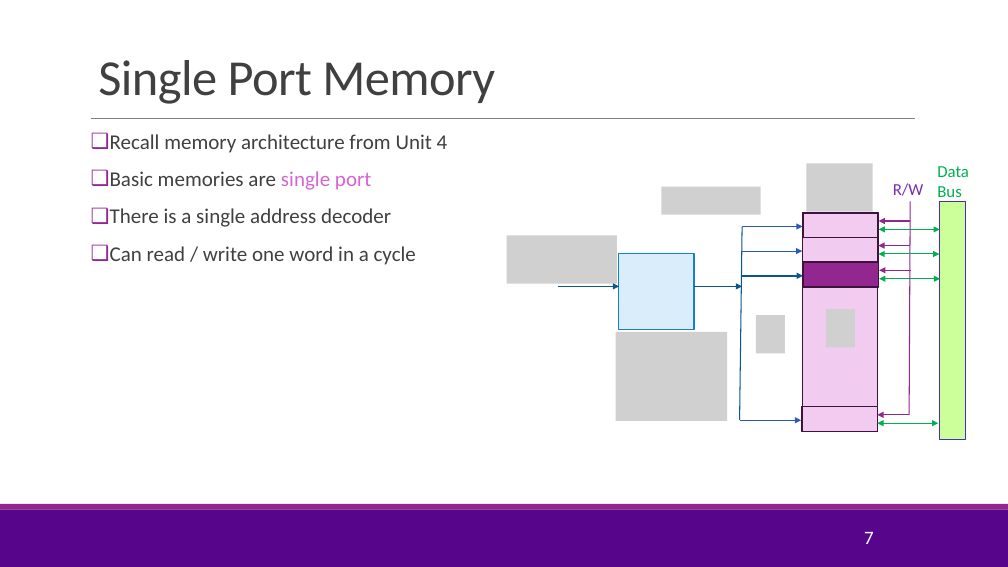
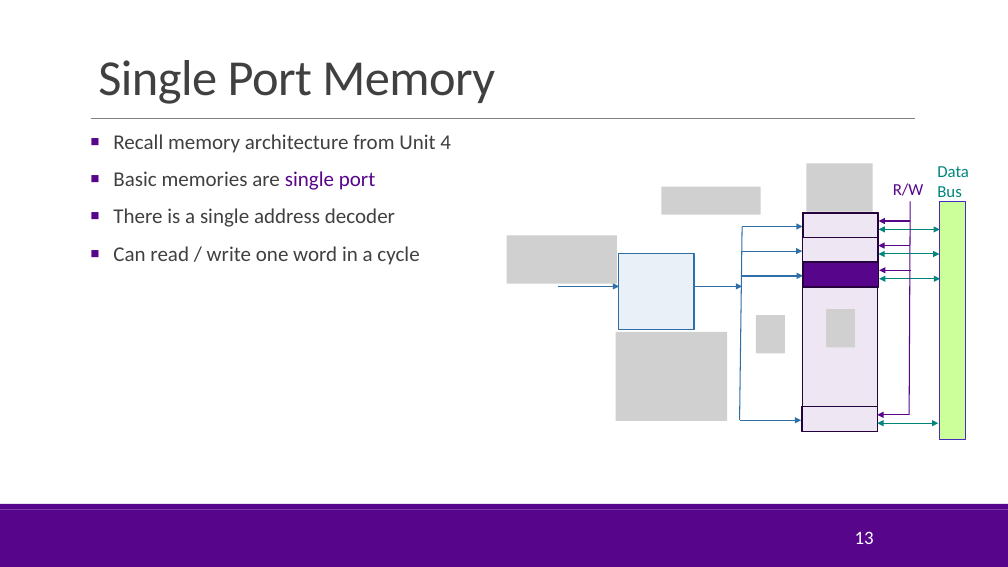
Before and after one commit to sdrangan/hwdesign, a slide deck: slide 13 of units/unit08_unroll/unroll.pptx (slide 7 before the commit). Drawn at 1008x567 pixels with LibreOffice and Linux fonts; fonts in the diff are those of the drawing; grey boxes stand for pictures; background and template pictures are left out. Boxes give left, top, right and bottom in pixels: in the first picture for what was removed or moved away, otherwise in the second. Text is boxed around its words. In the diff, an @@ line names an element or a change of style, - is before the commit and + after.

```diff
--- a/units/unit08_unroll/unroll.pptx
+++ b/units/unit08_unroll/unroll.pptx
@@ text "Recall memory architecture from Unit ..." at <box>113,134,451,265</box>: text colour #D665D3 to #57068C in "single port"; bullet ❑ to ■; bullet colour #92278F to #57068C @@
@@ text "R/W" at <box>893,183,923,196</box>: text colour #762EB1 to #57068C @@
@@ text "Data Bus" at <box>937,166,969,202</box>: text colour #00B050 to #00857C @@
@@ line (910, 201) - (910, 415): stroke #92278F 1 pt to #57068C 1 pt @@
@@ line (743, 227) - (740, 420): stroke #0D558C 1 pt to #2F6FA8 1 pt @@
@@ arrow (742, 227) - (803, 227): stroke #2958BE 1 pt to #2F6FA8 1 pt @@
@@ rectangle at <box>802,213,878,432</box>: fill #F1CCF0 to #EEE6F3; outline #40113F 1.25 pt to #26033D 1.25 pt @@
@@ double arrow (879, 229) - (940, 229): stroke #00B050 1 pt to #00857C 1 pt @@
@@ arrow (910, 221) - (879, 221): stroke #92278F 1 pt to #57068C 1 pt @@
@@ rectangle at <box>619,254,694,330</box>: fill #DAEDFB to #EAF0F7; outline #1480D1 1.25 pt to #2F6FA8 1.25 pt @@
@@ arrow (741, 251) - (802, 251): stroke #2958BE 1 pt to #2F6FA8 1 pt @@
@@ rectangle at <box>803,262,879,287</box>: fill #92278F to #57068C; outline #40113F 1.25 pt to #26033D 1.25 pt @@
@@ double arrow (879, 254) - (940, 254): stroke #00B050 1 pt to #00857C 1 pt @@
@@ arrow (910, 246) - (879, 246): stroke #92278F 1 pt to #57068C 1 pt @@
@@ arrow (558, 287) - (619, 287): stroke #0D558C 1 pt to #2F6FA8 1 pt @@
@@ arrow (694, 287) - (743, 287): stroke #0D558C 1 pt to #2F6FA8 1 pt @@
@@ arrow (742, 276) - (803, 276): stroke #0D558C 2 pt to #2F6FA8 2 pt @@
@@ double arrow (879, 279) - (941, 279): stroke #00B050 1 pt to #00857C 1 pt @@
@@ arrow (911, 271) - (879, 271): stroke #92278F 1 pt to #57068C 1 pt @@
@@ outline #40113F 1.25 pt to #26033D 1.25 pt in 4 elements at <box>803,213,879,237</box>, <box>803,262,879,287</box>, <box>803,237,879,262</box>, <box>802,407,877,431</box> @@
@@ arrow (909, 415) - (877, 415): stroke #92278F 1 pt to #57068C 1 pt @@
@@ arrow (740, 420) - (802, 420): stroke #2958BE 1 pt to #2F6FA8 1 pt @@
@@ double arrow (877, 423) - (938, 423): stroke #00B050 1 pt to #00857C 1 pt @@
@@ rectangle at <box>0,504,1008,509</box>: fill #92278F to #57068C @@
@@ page number at <box>855,531,874,544</box>: text changed @@
-7
+13
```
Also in this commit, not shown: 6 other slides changed, 34 slides added, 4 slides removed, 45 other files.
